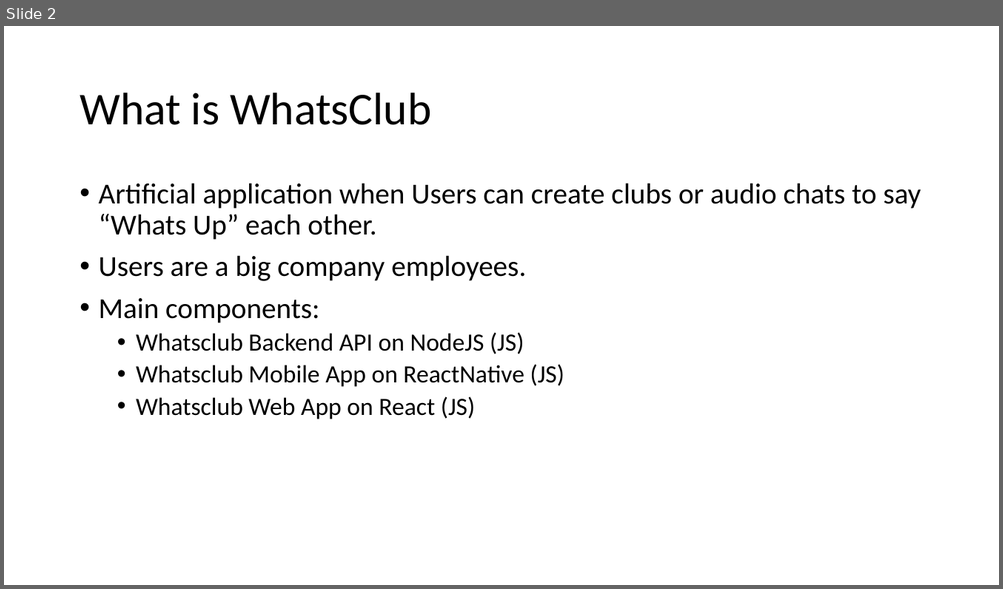
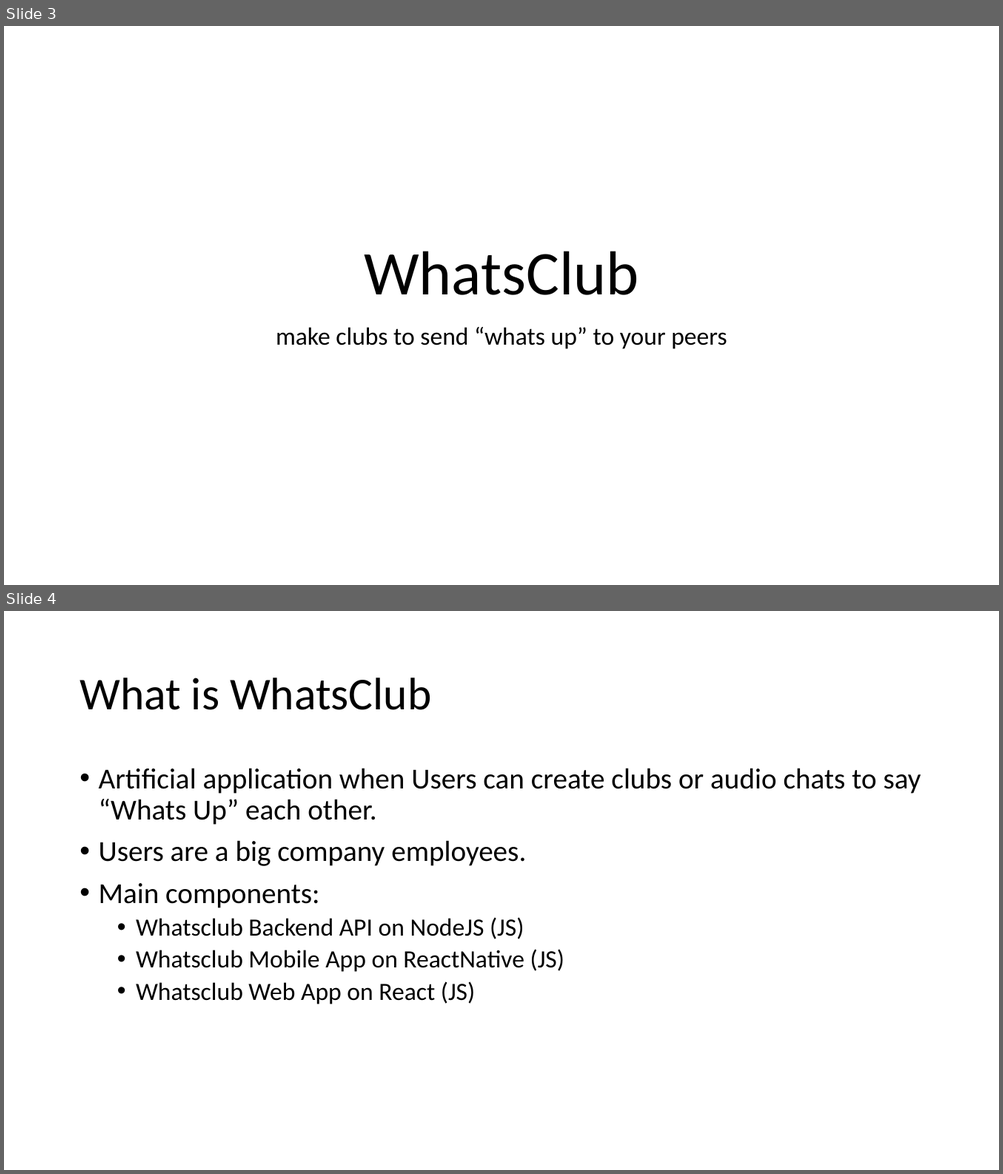
Before and after one commit to zatsepinvl/whatsclub, a slide deck: WhatsClub.pptx. Shown one above the other, each under a label of ours: slide 2 before the commit, slides 3 and 4 after it. The pictures are 1003x589 and 1003x1174 pixels, drawn with LibreOffice and Linux fonts; fonts in the diff are those of the drawing. Boxes give left, top, right and bottom in pixels: in the first picture for what was removed or moved away, otherwise in the second. Text is boxed around its words. In the diff, an @@ line names an element or a change of style, - is before the commit and + after.

```diff
--- a/WhatsClub.pptx
+++ b/WhatsClub.pptx
@@ slide 3 added at [4, 26, 999, 585], background #FFFFFF @@
@@ title added at [364, 251, 638, 295], 60 pt, text #000000 @@
+WhatsClub
@@ subtitle added at [276, 327, 726, 349], 24 pt, text #000000 @@
+make clubs to send “whats up” to your peers
@@ what was slide 2 is now slide 4 @@
```
Also in this commit, not shown: 4 slides changed, 3 other slides added, 4 slides removed, 19 other files.
